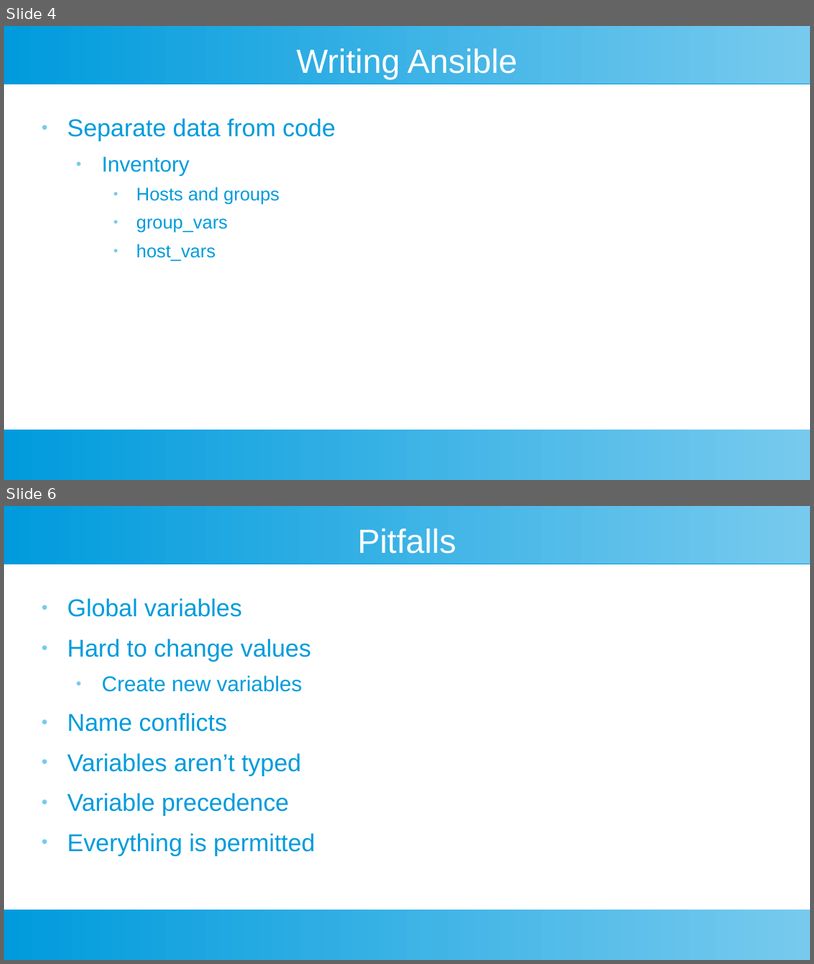
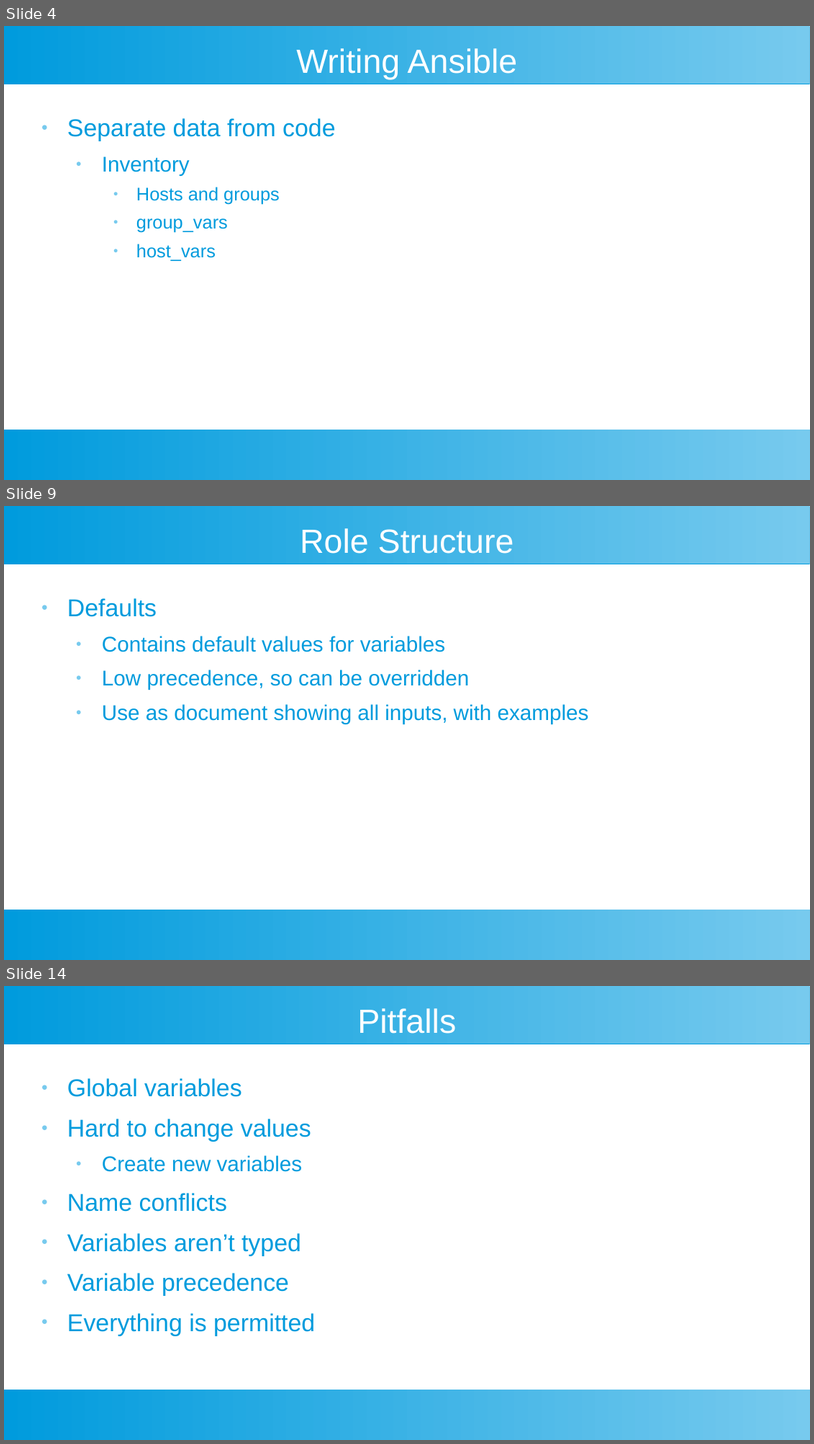
Before and after one commit to riffraff169/ansible-training, a slide deck: docs/ansible-slides.pptx. Shown one above the other, each under a label of ours: slides 4 and 6 before the commit, slides 4, 9 and 14 after it; the slides between them are not shown. The pictures are 814x964 and 814x1444 pixels, drawn with LibreOffice and Linux fonts; fonts in the diff are those of the drawing. Boxes give left, top, right and bottom in pixels: in the first picture for what was removed or moved away, otherwise in the second. Text is boxed around its words. In the diff, an @@ line names an element or a change of style, - is before the commit and + after.

```diff
--- a/docs/ansible-slides.pptx
+++ b/docs/ansible-slides.pptx
@@ slide 9 added at [4,506,810,960], background #FFFFFF; not listed: 2 template elements that a slide beside it also shows @@
@@ text added at [300,528,514,554], 33 pt, text #FFFFFF @@
+Role Structure
@@ text added at [67,598,589,724], 21 pt, text #009BDD @@
+● Defaults
+  ● Contains default values for variables
+  ● Low precedence, so can be overridden
+  ● Use as document showing all inputs, with examples
@@ what was slide 6 is now slide 14 @@
```
Also in this commit, not shown: 1 slide changed, 8 other slides added, 1 other file.
